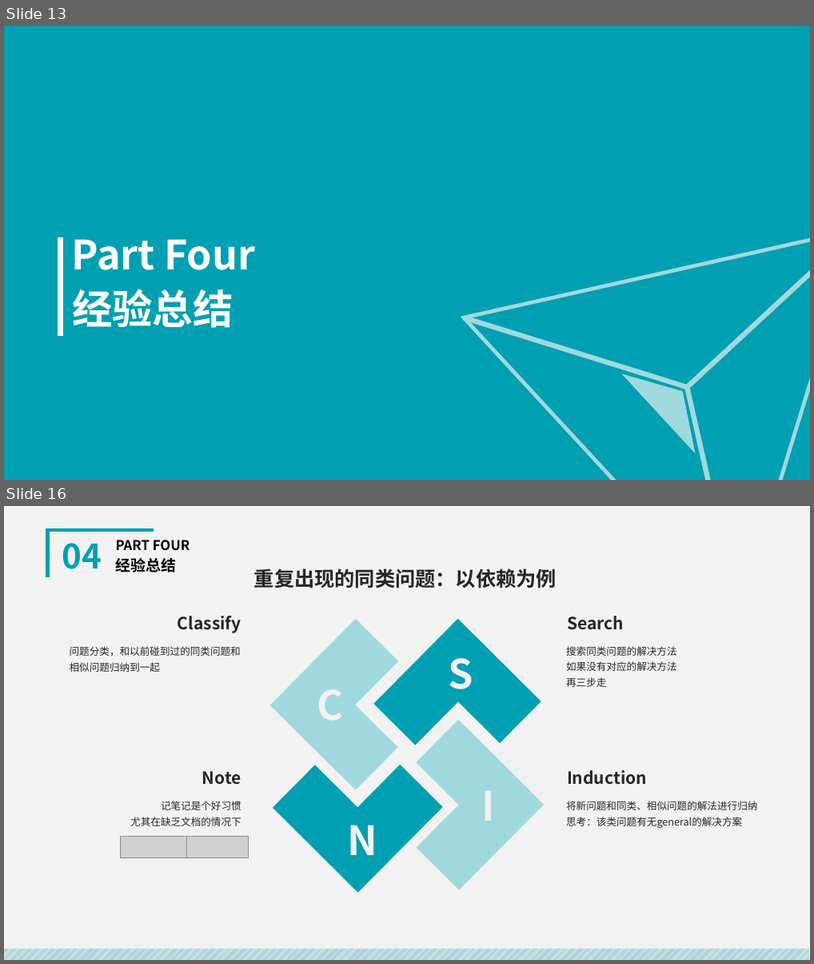
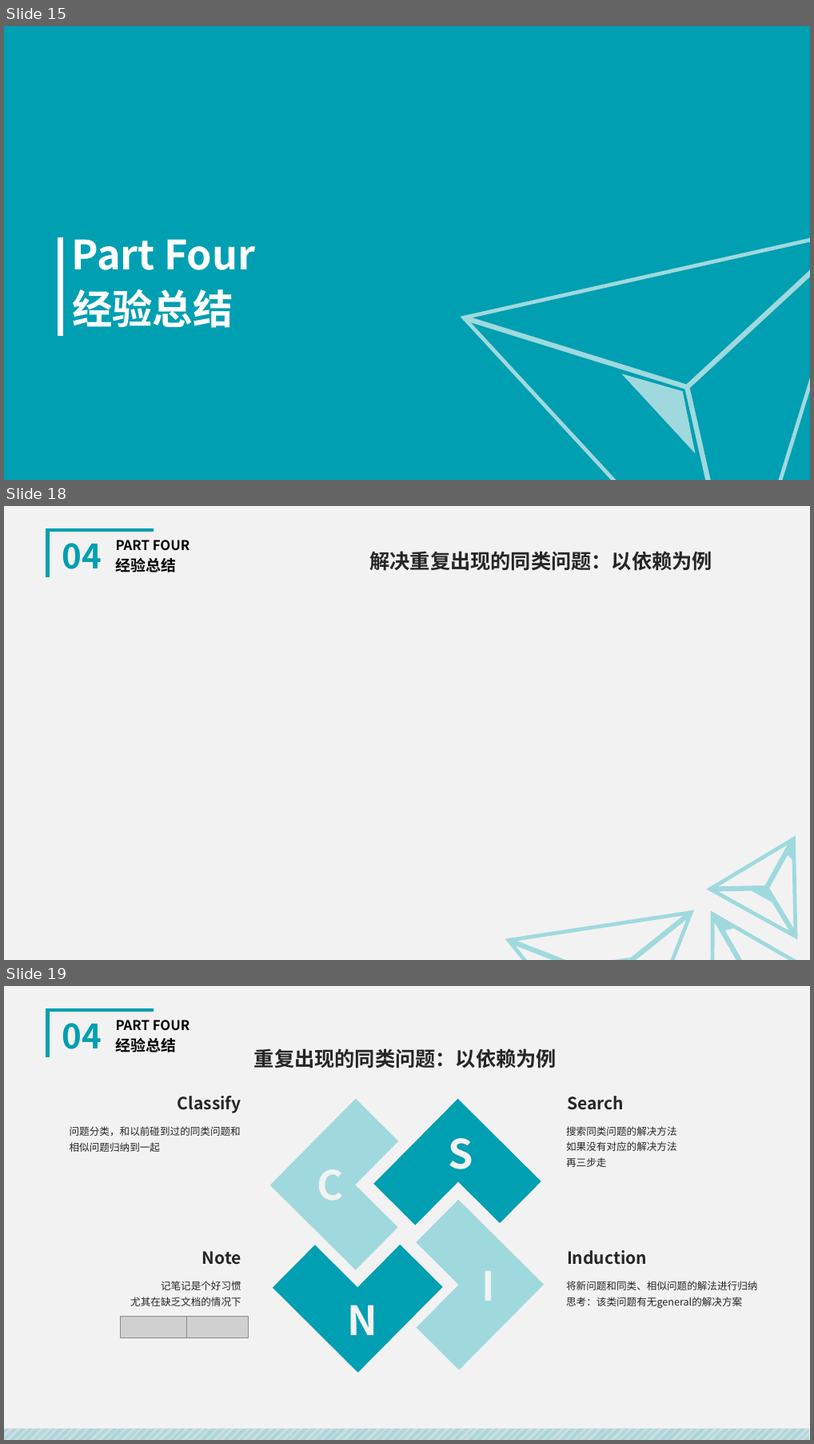
Before and after one commit to Siyuexi/InternNote, a slide deck: Tencent/Gestaltxu实习生答辩.pptx. Shown one above the other, each under a label of ours: slides 13 and 16 before the commit, slides 15, 18 and 19 after it; the slides between them are not shown. The pictures are 814x964 and 814x1444 pixels, drawn with LibreOffice and Linux fonts; fonts in the diff are those of the drawing; grey boxes stand for pictures. Boxes give left, top, right and bottom in pixels: in the first picture for what was removed or moved away, otherwise in the second. Text is boxed around its words. In the diff, an @@ line names an element or a change of style, - is before the commit and + after.

```diff
--- a/Tencent/Gestaltxu实习生答辩.pptx
+++ b/Tencent/Gestaltxu实习生答辩.pptx
@@ slide 18 added at bbox=[4, 506, 810, 960], background #F2F2F2; not listed: 1 template element that a slide beside it also shows @@
@@ text added at bbox=[62, 543, 102, 569], 40 pt, text #009FB1, bold @@
+04
@@ text added at bbox=[116, 540, 190, 551], 16 pt, text #000000, bold @@
+PART FOUR
@@ text added at bbox=[370, 551, 713, 571], 24 pt, text #262626, bold @@
+解决重复出现的同类问题：以依赖为例
@@ text added at bbox=[116, 558, 177, 572], 18 pt, text #000000, bold @@
+经验总结
@@ group added at bbox=[710, 815, 810, 936]: 3 lines, 2 triangles, 1 freeform shape @@
@@ triangle added at bbox=[662, 884, 810, 960], fill #F2F2F2, outline #9FD9DE 4.5 pt @@
@@ line added from (713, 914) to (747, 960), #9FD9DE 6 pt @@
@@ freeform shape added at bbox=[718, 914, 734, 932], fill #9FD9DE, outline #9FD9DE 1 pt @@
@@ group added at bbox=[509, 912, 715, 960]: 2 triangles, 2 lines @@
@@ what was slide 13 is now slide 15 @@
@@ what was slide 16 is now slide 19 @@
```
Also in this commit, not shown: 7 slides changed, 3 other slides added, 8 other files.
